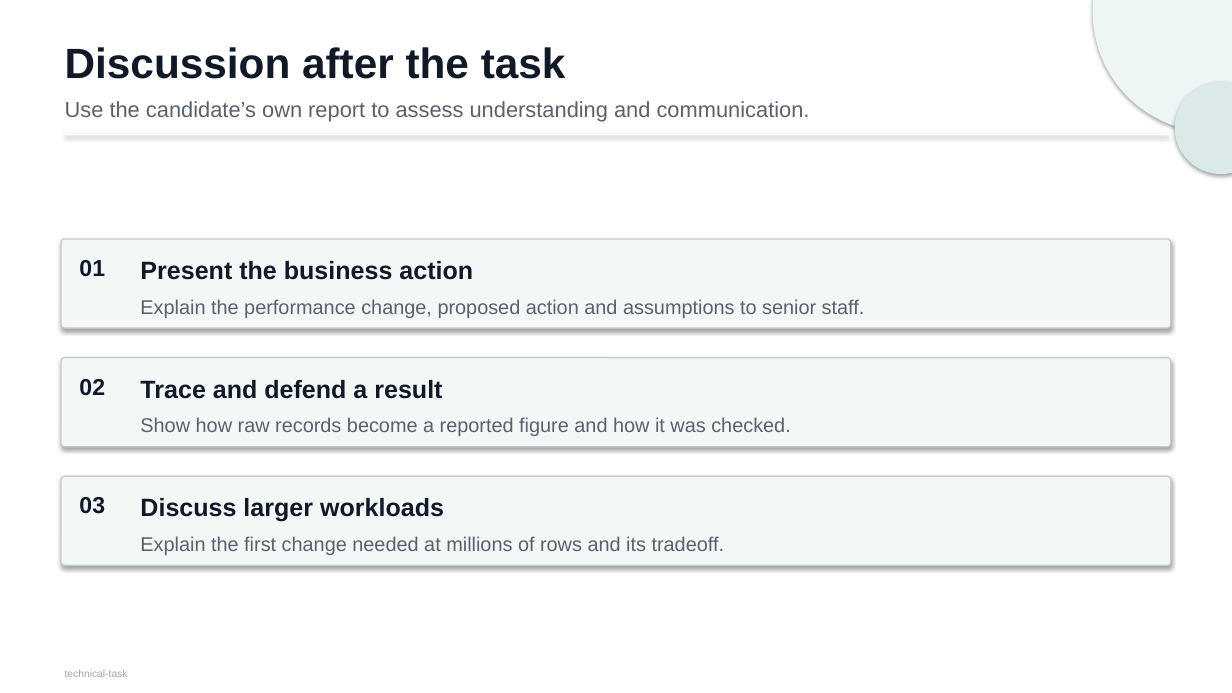
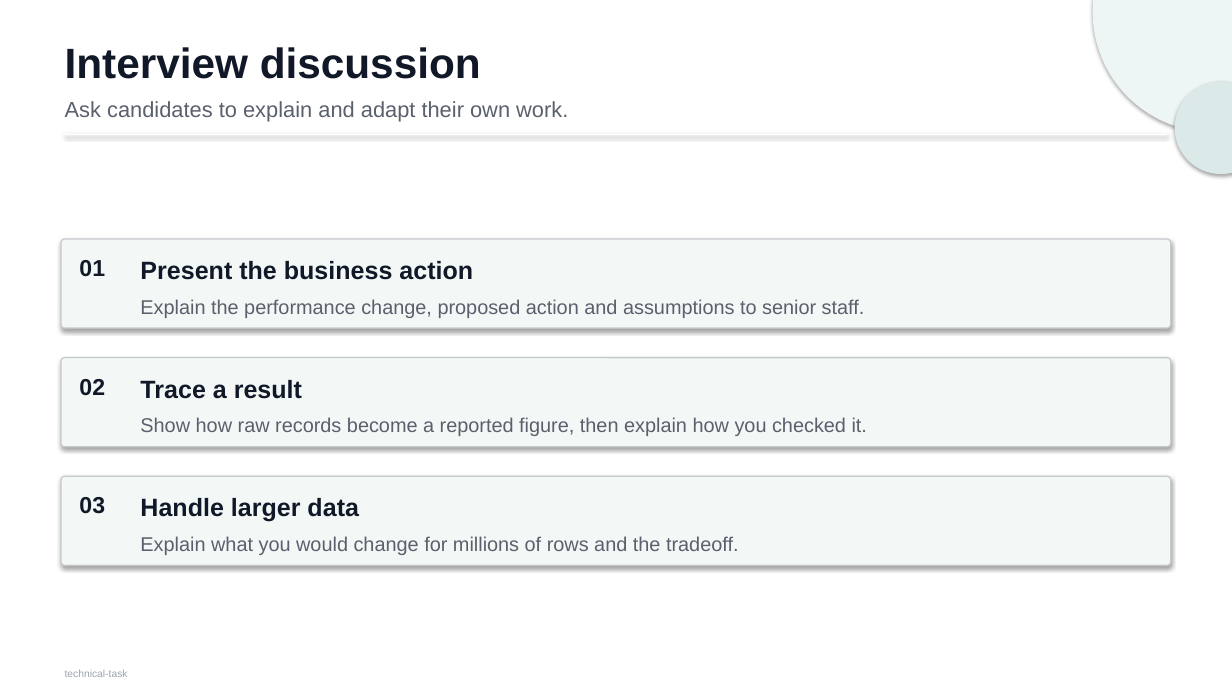
Before and after one commit to Jasonada13/ai-solutions-intern-task, a slide deck: slide 6 of docs/technical-task.pptx. Drawn at 1232x693 pixels with LibreOffice and Linux fonts; fonts in the diff are those of the drawing. Boxes give left, top, right and bottom in pixels: in the first picture for what was removed or moved away, otherwise in the second. Text is boxed around its words. In the diff, an @@ line names an element or a change of style, - is before the commit and + after.

Commit message:
Clarify the final technical task and management overview

```diff
--- a/docs/technical-task.pptx
+++ b/docs/technical-task.pptx
@@ text at (65,47,481,79): text changed @@
-Discussion after the task
+Interview discussion
@@ text at (65,101,568,121): text changed @@
-Use the candidate’s own report to assess understanding and communication.
+Ask candidates to explain and adapt their own work.
@@ text at (140,380,302,399): text changed @@
-Trace and defend a result
+Trace a result
@@ text at (140,417,867,436): text changed @@
-Show how raw records become a reported figure and how it was checked.
+Show how raw records become a reported figure, then explain how you checked it.
@@ text at (140,498,359,522): text changed @@
-Discuss larger workloads
+Handle larger data
@@ text at (140,536,739,555): text changed @@
-Explain the first change needed at millions of rows and its tradeoff.
+Explain what you would change for millions of rows and the tradeoff.
```
Also in this commit, not shown: 5 other slides changed, 8 other files.
